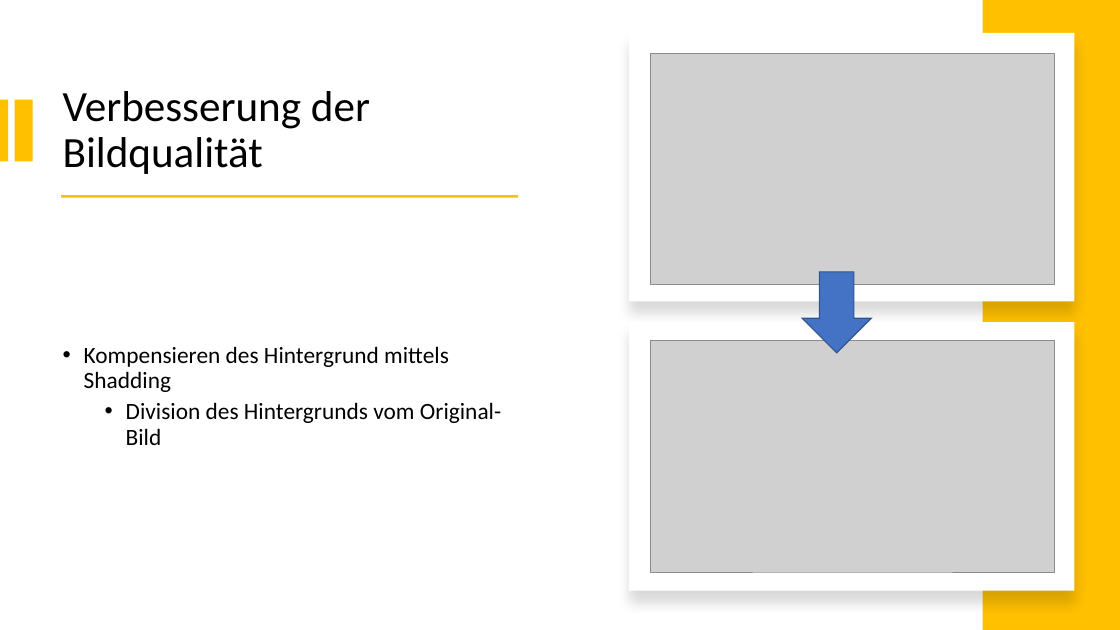
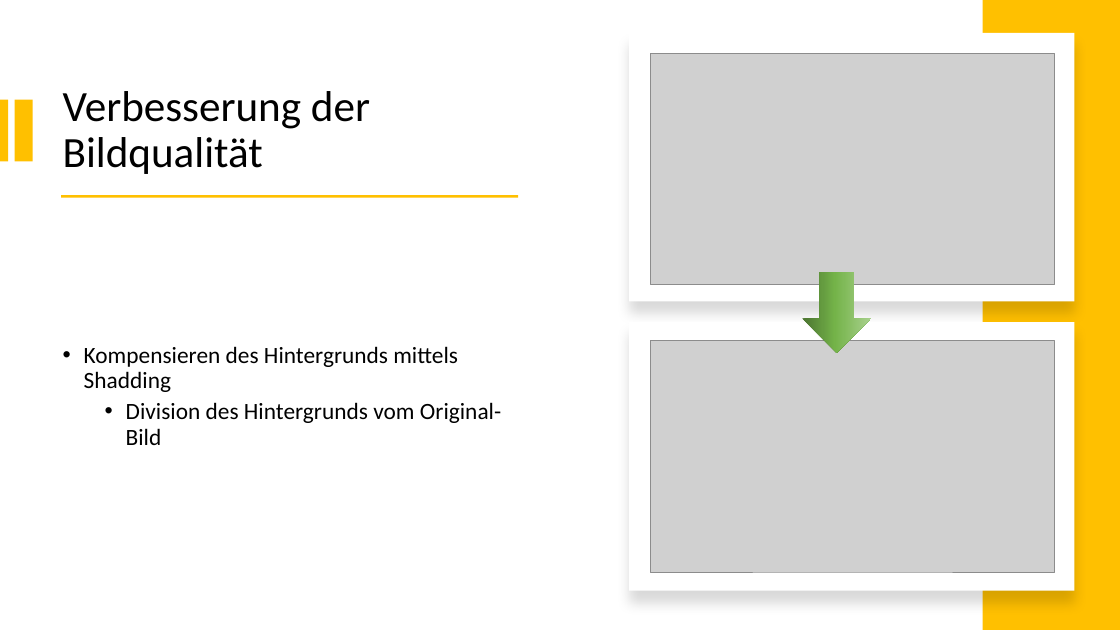
Before and after one commit to norbus161/Indiana-Jones-Defect-Detection, a slide deck: slide 3 of presentation/DIP-Project.pptx. Drawn at 1120x630 pixels with LibreOffice and Linux fonts; fonts in the diff are those of the drawing; grey boxes stand for pictures. Boxes give left, top, right and bottom in pixels: in the first picture for what was removed or moved away, otherwise in the second. Text is boxed around its words. In the diff, an @@ line names an element or a change of style, - is before the commit and + after.

```diff
--- a/presentation/DIP-Project.pptx
+++ b/presentation/DIP-Project.pptx
@@ right arrow at (802,272,871,353): fill #4472C4 to gradient #4B7430 to #74B349 to #A9D18E; outline #325491 1 pt to none @@
@@ text at (84,346,458,392): text changed @@
-• Kompensieren des Hintergrund mittels Shadding
+• Kompensieren des Hintergrunds mittels Shadding
```
Also in this commit, not shown: 8 other slides changed, 2 slides added, 2 slides removed.
